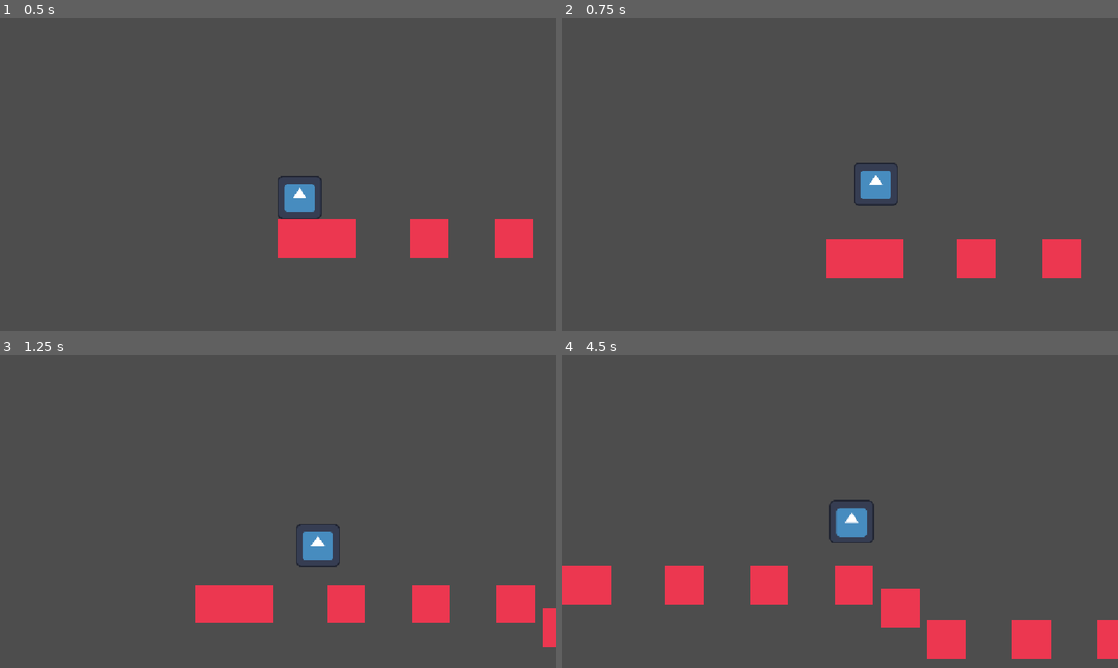
Above: before the commit, frames 1-4 (two rows, left to right).
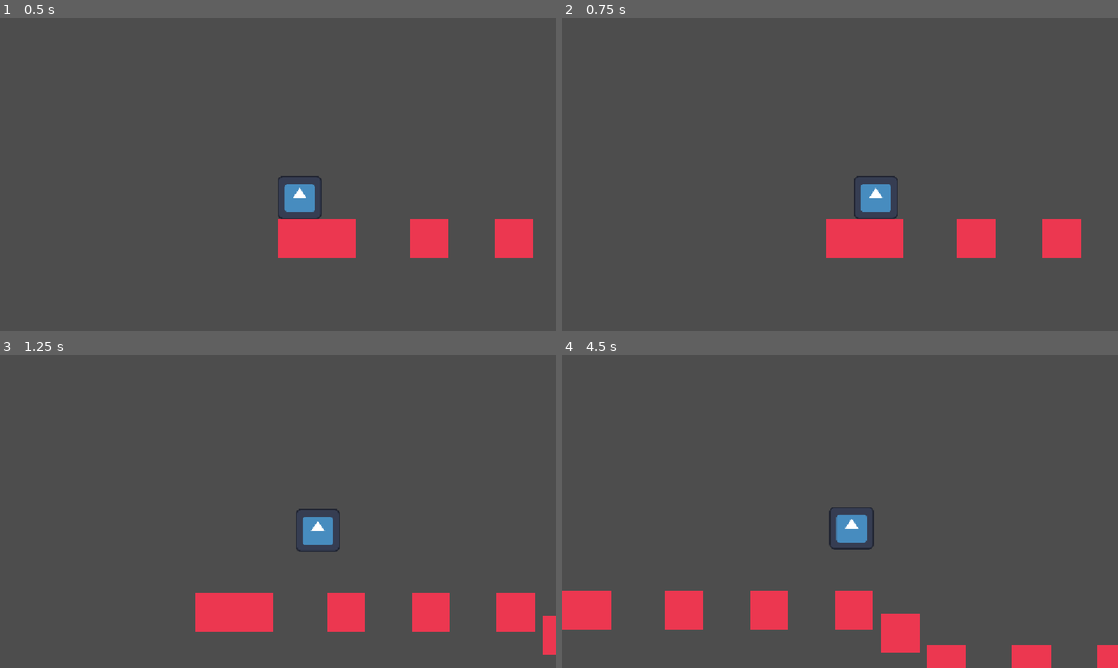
Above: after the commit, the same moments.

Repository: glimmercharger/haven-jumpstart
Game: Godot game, scene res://main.tscn
The game is run twice, just before and just after one commit, with the same random seed, the same clock (stepped at 60 frames per second) and the same inputs. The engine's default icon, where the game draws it, is replaced by a stand-in: a white triangle on a blue panel in a dark square.
Inputs (mouse positions are in pixels of both pictures, inside the frame that each line leads up to):
- Up to frame 1 (0.5 s): no input
- Up to frame 2 (0.75 s): tap Enter (ui_accept) at 0.5, 0.6 s; move the mouse to (962, 158) at 0.52 s; hold Right (ui_right) from 0.53 s (still down); click (962, 158) at 0.67 s
- Up to frame 3 (1.25 s): keep holding Right (ui_right); tap W (jump, bound only after the commit) at 0.77, 0.8, 1.07 s
- Up to frame 4 (4.5 s): move the mouse to (728, 527) at 1.27 s; tap W (jump, bound only after the commit) at 1.35, 1.52, 1.82, 2.3, 3.02, 3.32, 3.77, 3.8, 4.07 s; tap Enter (ui_accept) at 1.55, 2.1, 3.05, 4.35 s; move the mouse to (895, 442) at 2.02 s; release Right (ui_right) at 2.03 s; hold Left (ui_left) 2.03-2.78 s; move the mouse to (812, 574) at 2.77 s; hold Right (ui_right) 2.78-4.28 s; tap Alt at 2.85 s; click (812, 574) at 2.92 s; move the mouse to (1006, 558) at 3.52 s; tap Shift at 3.6 s; move the mouse to (673, 464) at 4.27 s; hold Left (ui_left) from 4.28 s (still down)

Frame 1 is identical in both runs. In frame 2, 4.2% of the frame differs, in the area x 47-94%, y 46-84%; in frame 3, 2.6%; in frame 4, 8.2%, in the area x 0-100%, y 46-100%.

Commit message:
rebinded all controls

Diff:
--- a/player.gd
+++ b/player.gd
@@ -11,12 +11,12 @@
 		velocity += get_gravity() * delta
 
 	# Handle jump.
-	if Input.is_action_just_pressed("ui_accept") and is_on_floor():
+	if Input.is_action_just_pressed("jump") and is_on_floor():
 		velocity.y = JUMP_VELOCITY
 
 	# Get the input direction and handle the movement/deceleration.
 	# As good practice, you should replace UI actions with custom gameplay actions.
-	var direction := Input.get_axis("ui_left", "ui_right")
+	var direction := Input.get_axis("left", "right")
 	if direction:
 		velocity.x = direction * SPEED
 	else:
--- a/project.godot
+++ b/project.godot
@@ -24,6 +24,27 @@
 
 enabled=PackedStringArray("res://addons/godot_super-wakatime/plugin.cfg")
 
+[input]
+
+right={
+"deadzone": 0.2,
+"events": [Object(InputEventKey,"resource_local_to_scene":false,"resource_name":"","device":-1,"window_id":0,"alt_pressed":false,"shift_pressed":false,"ctrl_pressed":false,"meta_pressed":false,"pressed":false,"keycode":0,"physical_keycode":4194321,"key_label":0,"unicode":0,"location":0,"echo":false,"script":null)
+, Object(InputEventKey,"resource_local_to_scene":false,"resource_name":"","device":-1,"window_id":0,"alt_pressed":false,"shift_pressed":false,"ctrl_pressed":false,"meta_pressed":false,"pressed":false,"keycode":0,"physical_keycode":68,"key_label":0,"unicode":100,"location":0,"echo":false,"script":null)
+]
+}
+left={
+"deadzone": 0.2,
+"events": [Object(InputEventKey,"resource_local_to_scene":false,"resource_name":"","device":-1,"window_id":0,"alt_pressed":false,"shift_pressed":false,"ctrl_pressed":false,"meta_pressed":false,"pressed":false,"keycode":0,"physical_keycode":4194319,"key_label":0,"unicode":0,"location":0,"echo":false,"script":null)
+, Object(InputEventKey,"resource_local_to_scene":false,"resource_name":"","device":-1,"window_id":0,"alt_pressed":false,"shift_pressed":false,"ctrl_pressed":false,"meta_pressed":false,"pressed":false,"keycode":0,"physical_keycode":65,"key_label":0,"unicode":97,"location":0,"echo":false,"script":null)
+]
+}
+jump={
+"deadzone": 0.2,
+"events": [Object(InputEventKey,"resource_local_to_scene":false,"resource_name":"","device":-1,"window_id":0,"alt_pressed":false,"shift_pressed":false,"ctrl_pressed":false,"meta_pressed":false,"pressed":false,"keycode":0,"physical_keycode":87,"key_label":0,"unicode":119,"location":0,"echo":false,"script":null)
+, Object(InputEventKey,"resource_local_to_scene":false,"resource_name":"","device":-1,"window_id":0,"alt_pressed":false,"shift_pressed":false,"ctrl_pressed":false,"meta_pressed":false,"pressed":false,"keycode":0,"physical_keycode":4194320,"key_label":0,"unicode":0,"location":0,"echo":false,"script":null)
+]
+}
+
 [physics]
 
 3d/physics_engine="Jolt Physics"
